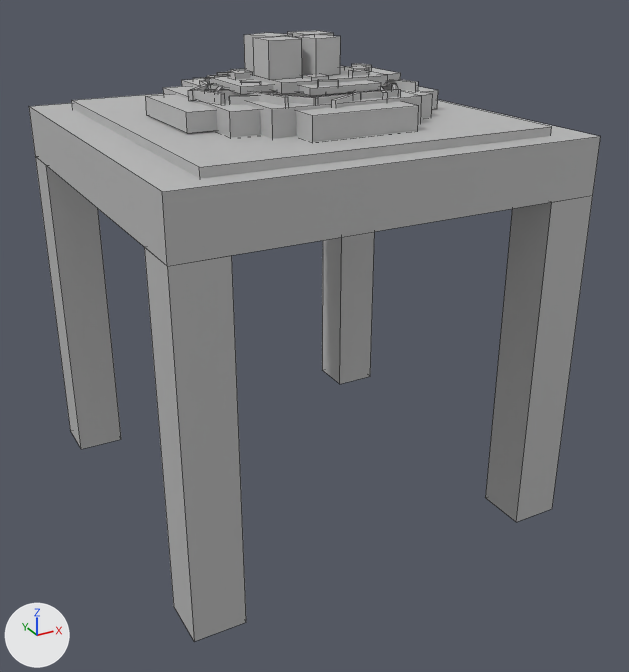
Renders of the FBX model Art/models/object_food_spaghetti.fbx from each side of a commit.
Before and after are seen from a 50 mm camera at (-0.762, -1.486, 1.05) aimed at (0.017, -0.069, 0.341). The axes (+X, +Y, +Z) are drawn at lower left. The lights are the same throughout. Mesh edges are drawn as thin lines. Where no turn or scale is listed for an object, it has been applied to the vertices. Vertices at the same position are counted once.

In view in the first picture: 'mesh_food_spaghetti'.
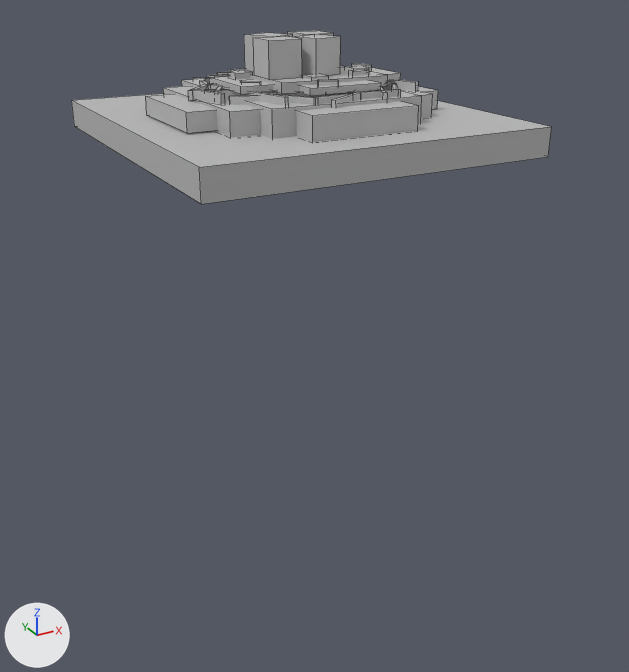
The change in detail:
me_mesh has 450 vertices, 342 faces and spans x -0.394..0.394, y -0.401..0.399, z 0.0..0.915.
me_mesh is used by ob_mesh_food_spaghetti; location (0.0, 0.0, 0.0).
me_mesh part 1: the loose piece of 22 vertices spanning x -0.394..0.394, y -0.401..0.399, z 0.0..0.762 is deleted.
me_mesh part 2: the loose piece of 8 vertices spanning x 0.298..0.394, y 0.302..0.399, z 0.0..0.659 is deleted.
me_mesh part 3: the loose piece of 8 vertices spanning x 0.298..0.394, y -0.401..-0.303, z 0.0..0.659 is deleted.

Pixel boxes (x1, y1, x2, y2) of what changed, in the pictures (629 x 672 px):
'mesh_food_spaghetti', reshaped (16% narrower, 72% shorter): before (29, 31, 601, 641); after (71, 31, 552, 204)
part 1 of me_mesh, deleted: before (29, 100, 601, 641)
part 2 of me_mesh, deleted: before (322, 232, 375, 384)
part 3 of me_mesh, deleted: before (485, 195, 593, 522)
